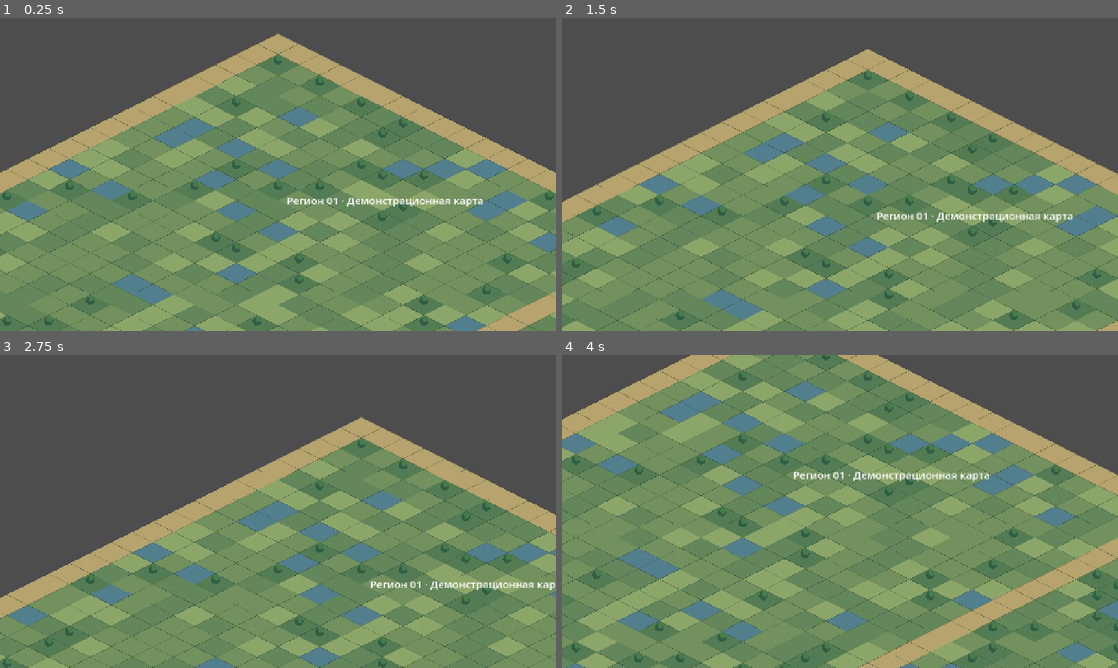
Above: before the commit, frames 1-4 (two rows, left to right).
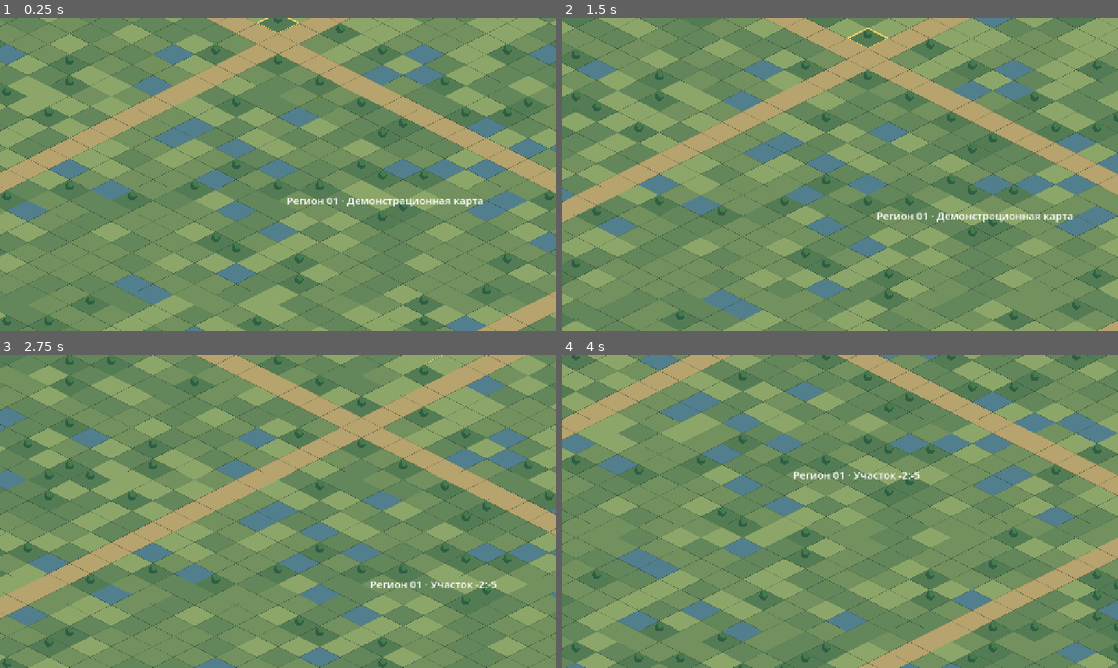
Above: after the commit, the same moments.

Repository: maillunex-lang/LunexEconom
Game: Godot game, scene res://world.tscn
Same seed, same stepped clock (60 frames per second), same inputs: the game is played once before the commit and once after it. This scene is started directly instead of the project's main scene.
Inputs (mouse positions are in pixels of both pictures, inside the frame that each line leads up to):
- Up to frame 1 (0.25 s): no input
- Up to frame 2 (1.5 s): tap Enter at 0.5 s; move the mouse to (962, 158) at 0.52 s; click (962, 158) at 0.67 s; tap Space at 1.25 s; drag from (728, 190) to (812, 237) at 1.27 s
- Up to frame 3 (2.75 s): tap Enter at 2 s; move the mouse to (333, 442) at 2.02 s; click (333, 442) at 2.17 s
- Up to frame 4 (4 s): tap Space at 2.75 s; drag from (812, 574) to (673, 464) at 2.77 s; tap Enter at 3.5 s; move the mouse to (1006, 558) at 3.52 s; click (1006, 558) at 3.67 s

The runs differ from the first frame. In frame 1, 27% of the frame differs, in the area x 0-100%, y 0-50%; in frame 2, 32%; in frame 3, 44%, in the area x 0-100%, y 0-78%; in frame 4, 11%.

Commit message:
feat(world): remove fixed world bounds and add chunk-based city expansion with road network

Diff:
--- a/client/world.gd
+++ b/client/world.gd
@@ -3,7 +3,10 @@
 const TILE_W := 96.0
 const TILE_H := 48.0
 const CHUNK := 12
-const WORLD := 144
+const ROAD_SCRIPT = preload("res://road_network.gd")
+const MAX_VISIBLE_CELLS := 4500
+var roads = ROAD_SCRIPT.new()
+var expansion_radius := 48
 const SEED := 18273
 const COLORS := [
     Color("#63865b"), Color("#72915e"), Color("#8ca66a"),
@@ -31,7 +34,7 @@
     var h := (x * 73856093) ^ (y * 19349663) ^ SEED
     h = (h ^ (h >> 13)) * 1274126177
     var n := posmod(h ^ (h >> 16), 100)
-    if x % 19 == 0 or y % 23 == 0:
+    if roads.is_road(Vector2i(x, y)):
         return 3 # roads
     if n < 8:
         return 4 # water
@@ -56,13 +59,20 @@
     var b := cell_at(camera.position + half + Vector2(200, 200))
     var c := cell_at(camera.position + Vector2(-half.x, half.y) + Vector2(-200, 200))
     var d := cell_at(camera.position + Vector2(half.x, -half.y) + Vector2(200, -200))
-    var min_x: int = clampi(mini(mini(a.x, b.x), mini(c.x, d.x)) - 2, 0, WORLD - 1)
-    var max_x: int = clampi(maxi(maxi(a.x, b.x), maxi(c.x, d.x)) + 2, 0, WORLD - 1)
-    var min_y: int = clampi(mini(mini(a.y, b.y), mini(c.y, d.y)) - 2, 0, WORLD - 1)
-    var max_y: int = clampi(maxi(maxi(a.y, b.y), maxi(c.y, d.y)) + 2, 0, WORLD - 1)
+    var min_x: int = mini(mini(a.x, b.x), mini(c.x, d.x)) - 2
+    var max_x: int = maxi(maxi(a.x, b.x), maxi(c.x, d.x)) + 2
+    var min_y: int = mini(mini(a.y, b.y), mini(c.y, d.y)) - 2
+    var max_y: int = maxi(maxi(a.y, b.y), maxi(c.y, d.y)) + 2
+    # Only draw discovered land, but allow expansion in every direction.
+    min_x = maxi(min_x, -expansion_radius)
+    max_x = mini(max_x, expansion_radius)
+    min_y = maxi(min_y, -expansion_radius)
+    max_y = mini(max_y, expansion_radius)
+    if (max_x - min_x + 1) * (max_y - min_y + 1) > MAX_VISIBLE_CELLS:
+        return
     # Iterate visible chunk ranges, draw only visible cells.
-    for cx in range(min_x / CHUNK, max_x / CHUNK + 1):
-        for cy in range(min_y / CHUNK, max_y / CHUNK + 1):
+    for cx in range(floori(float(min_x) / CHUNK), floori(float(max_x) / CHUNK) + 1):
+        for cy in range(floori(float(min_y) / CHUNK), floori(float(max_y) / CHUNK) + 1):
             for x in range(maxi(min_x, cx * CHUNK), mini(max_x + 1, (cx + 1) * CHUNK)):
                 for y in range(maxi(min_y, cy * CHUNK), mini(max_y + 1, (cy + 1) * CHUNK)):
                     var p := iso(float(x), float(y))
@@ -123,7 +133,7 @@
 func select_screen(pos: Vector2) -> void:
     var local := camera.get_screen_transform().affine_inverse() * pos
     var cell := cell_at(local)
-    if cell.x >= 0 and cell.y >= 0 and cell.x < WORLD and cell.y < WORLD:
+    if absi(cell.x) <= expansion_radius and absi(cell.y) <= expansion_radius:
         selected = cell
         get_tree().call_group("world_hud", "set_selection", cell)
 
@@ -133,5 +143,21 @@
     clamp_camera()
 
 func clamp_camera() -> void:
-    camera.position.x = clampf(camera.position.x, -WORLD * TILE_W * 0.48, WORLD * TILE_W * 0.48)
-    camera.position.y = clampf(camera.position.y, -100.0, WORLD * TILE_H)
+    # Exploration camera can move beyond discovered chunks; no fixed world edge.
+    camera.position.x = clampf(camera.position.x, -500000.0, 500000.0)
+    camera.position.y = clampf(camera.position.y, -500000.0, 500000.0)
+
+func expand_city(chunks: int = 1) -> void:
+    expansion_radius += maxi(chunks, 1) * CHUNK
+    queue_redraw()
+
+func preview_access_road(site: Vector2i) -> Array[Vector2i]:
+    return roads.connect_site(site)
+
+func commit_access_road(site: Vector2i) -> bool:
+    # Visual sandbox only; server authority required before gameplay.
+    var path: Array[Vector2i] = preview_access_road(site)
+    var accepted: bool = roads.add_path(path)
+    if accepted:
+        queue_redraw()
+    return accepted
